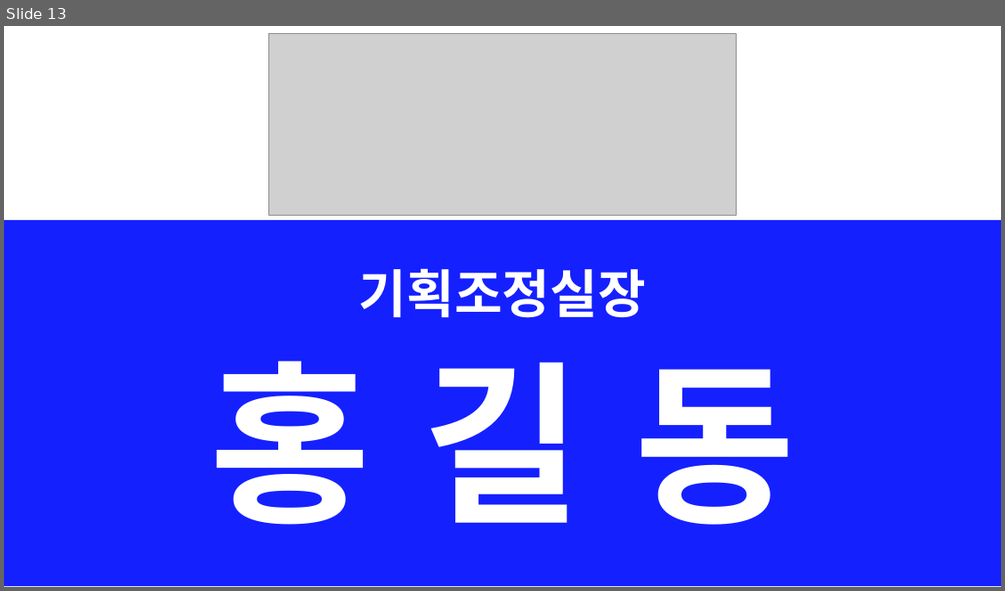
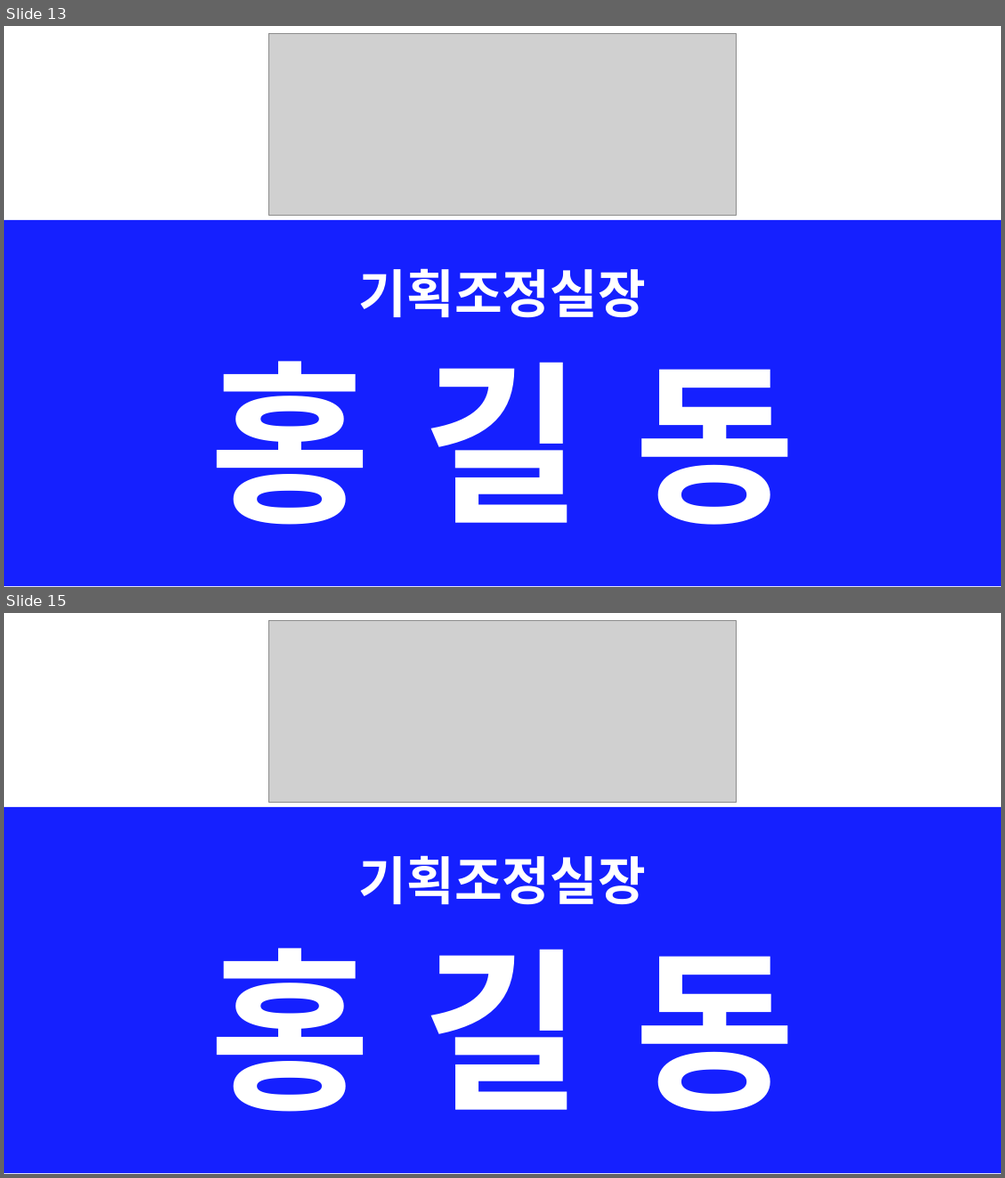
Before and after one commit to Sohyun043011/ppt_jpg, a slide deck: 양식1.pptx. Shown one above the other, each under a label of ours: slide 13 before the commit, slides 13 and 15 after it; the slides between them are not shown. The pictures are 1005x591 and 1005x1178 pixels, drawn with LibreOffice and Linux fonts; fonts in the diff are those of the drawing; grey boxes stand for pictures. Boxes give left, top, right and bottom in pixels: in the first picture for what was removed or moved away, otherwise in the second. Text is boxed around its words. In the diff, an @@ line names an element or a change of style, - is before the commit and + after.

```diff
--- a/양식1.pptx
+++ b/양식1.pptx
@@ slide 15 added at (4, 613, 1001, 1174), background #FFFFFF @@
@@ picture added at (268, 620, 736, 803) @@
@@ rectangle added at (4, 807, 1001, 1173), fill #1520FF @@
@@ text added at (359, 855, 646, 905), 50 pt, text #FFFFFF, bold @@
+기획조정실장
@@ title added at (210, 948, 794, 1111), 168 pt, text #FFFFFF, bold @@
+홍길동
```
Also in this commit, not shown: 1 other slide added, 5 other files.
